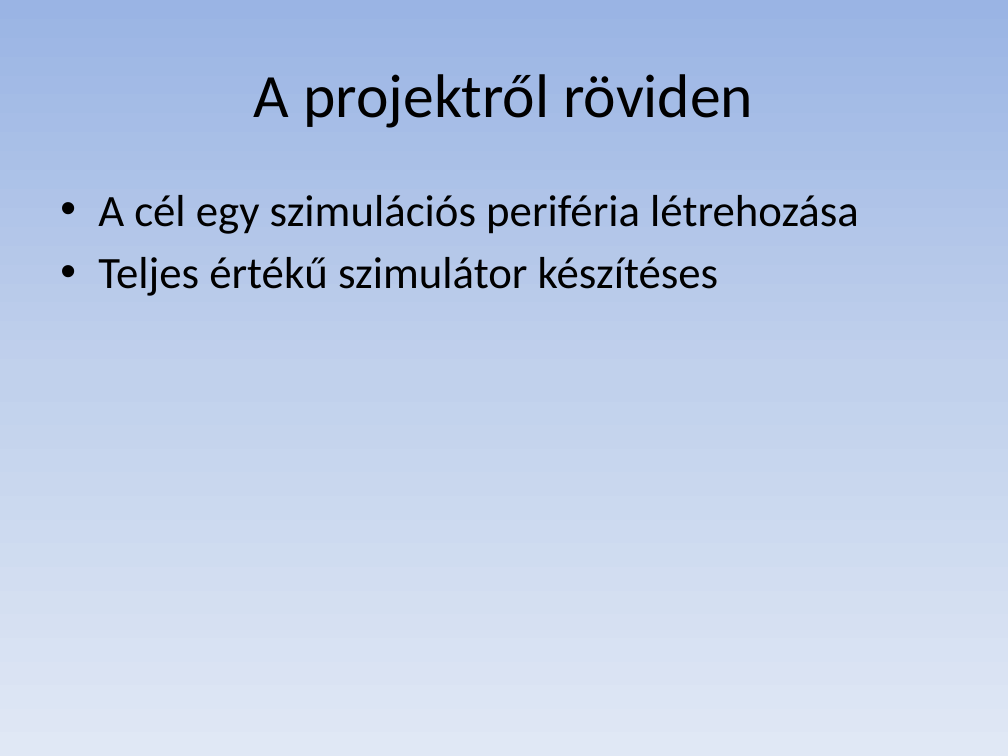
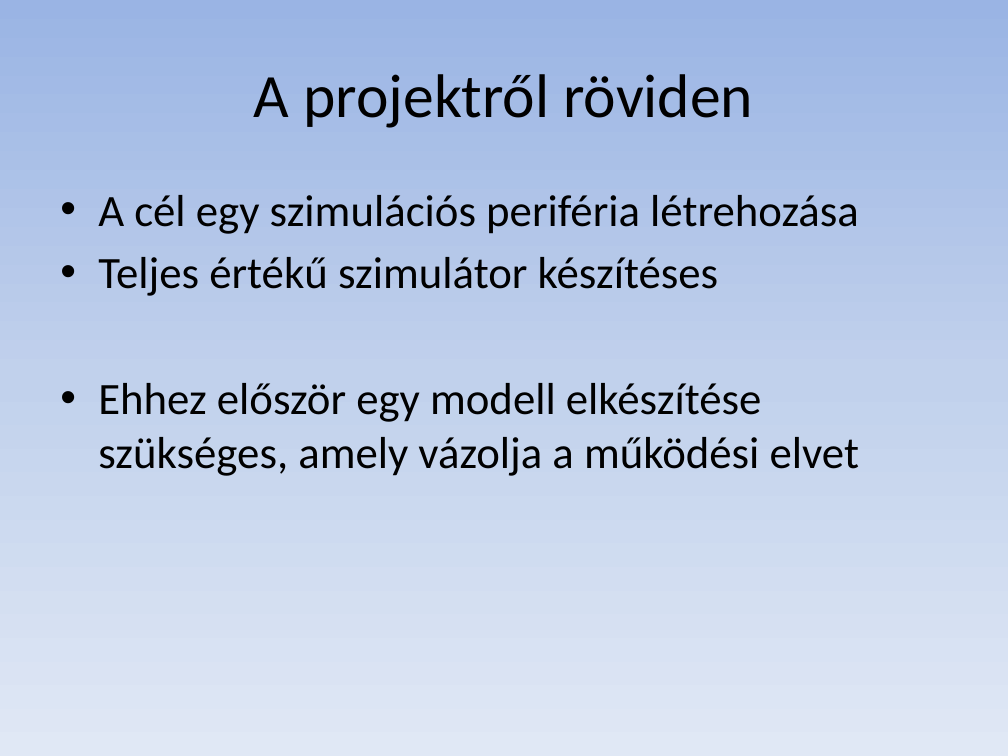
Before and after one commit to raziel89/FGFS_simulator, a slide deck: slide 2 of flight_proj.pptx. Drawn at 1008x756 pixels with LibreOffice and Linux fonts; fonts in the diff are those of the drawing. Boxes give left, top, right and bottom in pixels: in the first picture for what was removed or moved away, otherwise in the second. Text is boxed around its words. In the diff, an @@ line names an element or a change of style, - is before the commit and + after.

```diff
--- a/flight_proj.pptx
+++ b/flight_proj.pptx
@@ text at (98,383,859,476): paragraph added @@
+• Ehhez először egy modell elkészítése szükséges, amely vázolja a működési elvet
```
Also in this commit, not shown: 2 other slides changed, 1 other file.
